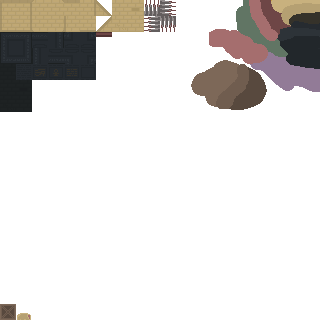
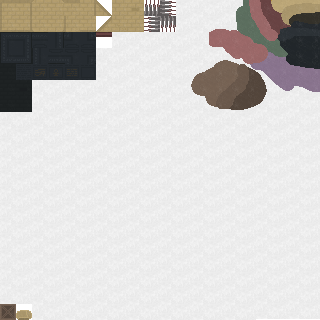
The second 320 × 320 image is a revision of the first. Changes to its layers:
showed "hard_grunge", painted on it over bbox(0, 0, 320, 320)
showed "soft_grunge", painted on it over bbox(0, 0, 320, 320)
painted on "Background" over bbox(16, 310, 32, 320)
